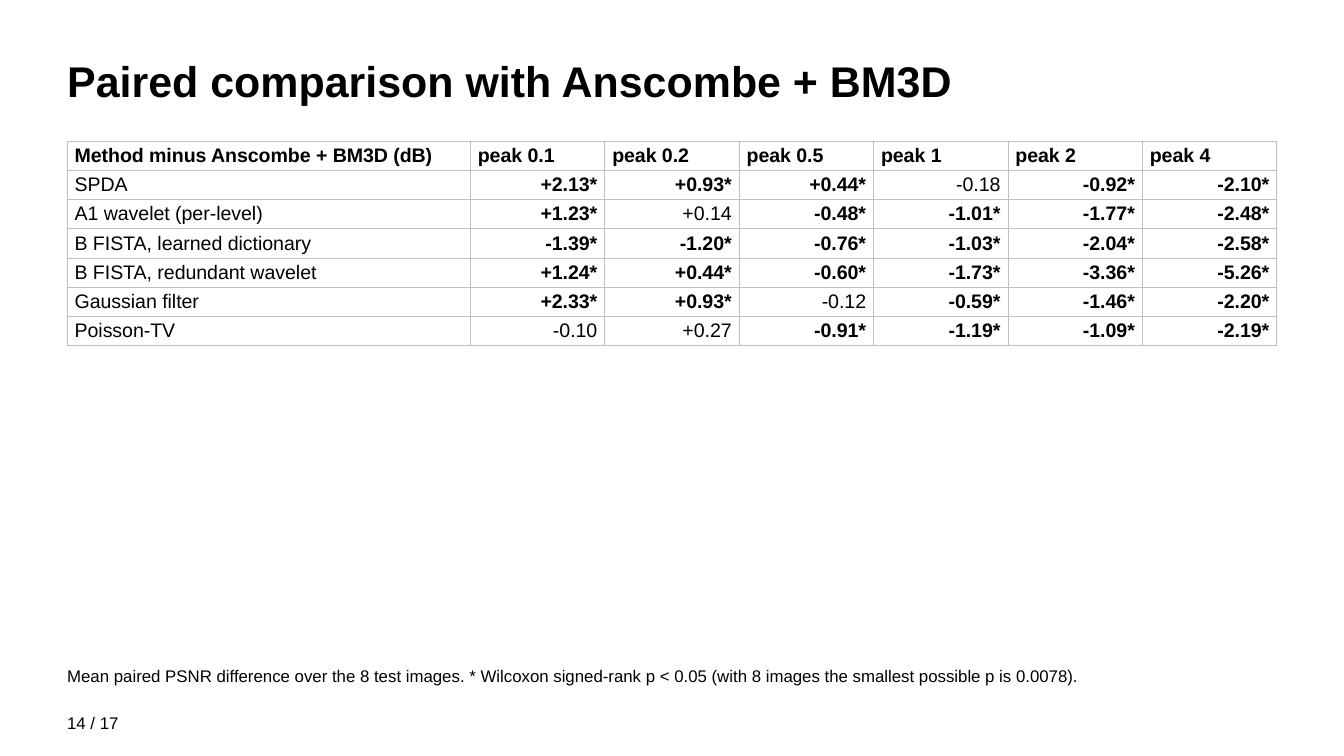
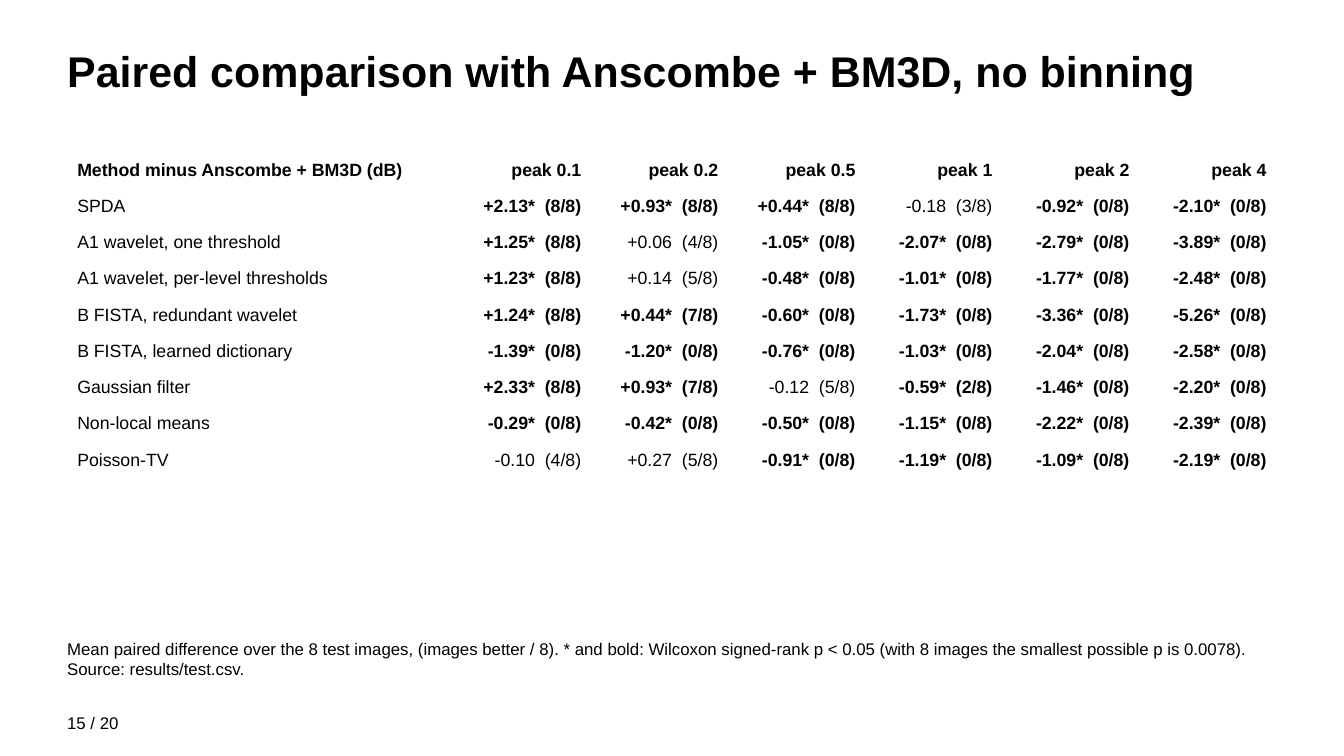
Before and after one commit to tarantulass/EE779-Poisson-Denoising, a slide deck: slide 15 of output/EE779_results.pptx (slide 14 before the commit). Drawn at 1344x756 pixels with LibreOffice and Linux fonts; fonts in the diff are those of the drawing. Boxes give left, top, right and bottom in pixels: in the first picture for what was removed or moved away, otherwise in the second. Text is boxed around its words. In the diff, an @@ line names an element or a change of style, - is before the commit and + after.

```diff
--- a/output/EE779_results.pptx
+++ b/output/EE779_results.pptx
@@ text at (x1=67, y1=56, x2=1195, y2=95): text changed @@
-Paired comparison with Anscombe + BM3D
+Paired comparison with Anscombe + BM3D, no binning
@@ text "Paired comparison with Anscombe + ..." at (x1=67, y1=56, x2=1195, y2=95): vertical alignment middle to top @@
@@ table at (x1=67, y1=152, x2=1277, y2=478) @@
-row 2: SPDA | +2.13* | +0.93* | +0.44* | -0.18 | -0.92* | -2.10*
-row 3: A1 wavelet (per-level) | +1.23* | +0.14 | -0.48* | -1.01* | -1.77* | -2.48*
-row 4: B FISTA, learned dictionary | -1.39* | -1.20* | -0.76* | -1.03* | -2.04* | -2.58*
-row 5: B FISTA, redundant wavelet | +1.24* | +0.44* | -0.60* | -1.73* | -3.36* | -5.26*
-row 6: Gaussian filter | +2.33* | +0.93* | -0.12 | -0.59* | -1.46* | -2.20*
-row 7: Poisson-TV | -0.10 | +0.27 | -0.91* | -1.19* | -1.09* | -2.19*
+row 2: SPDA | +2.13* (8/8) | +0.93* (8/8) | +0.44* (8/8) | -0.18 (3/8) | -0.92* (0/8) | -2.10* (0/8)
+row 3: A1 wavelet, one threshold | +1.25* (8/8) | +0.06 (4/8) | -1.05* (0/8) | -2.07* (0/8) | -2.79* (0/8) | -3.89* (0/8)
+row 4: A1 wavelet, per-level thresholds | +1.23* (8/8) | +0.14 (5/8) | -0.48* (0/8) | -1.01* (0/8) | -1.77* (0/8) | -2.48* (0/8)
+row 5: B FISTA, redundant wavelet | +1.24* (8/8) | +0.44* (7/8) | -0.60* (0/8) | -1.73* (0/8) | -3.36* (0/8) | -5.26* (0/8)
+row 6: B FISTA, learned dictionary | -1.39* (0/8) | -1.20* (0/8) | -0.76* (0/8) | -1.03* (0/8) | -2.04* (0/8) | -2.58* (0/8)
+row 7: Gaussian filter | +2.33* (8/8) | +0.93* (7/8) | -0.12 (5/8) | -0.59* (2/8) | -1.46* (0/8) | -2.20* (0/8)
+row 8: Non-local means | -0.29* (0/8) | -0.42* (0/8) | -0.50* (0/8) | -1.15* (0/8) | -2.22* (0/8) | -2.39* (0/8)
+row 9: Poisson-TV | -0.10 (4/8) | +0.27 (5/8) | -0.91* (0/8) | -1.19* (0/8) | -1.09* (0/8) | -2.19* (0/8)
@@ table resized from (x1=67, y1=141, x2=1277, y2=342) to (x1=67, y1=152, x2=1277, y2=478) @@
@@ text at (x1=67, y1=642, x2=1246, y2=676): text changed @@
-Mean paired PSNR difference over the 8 test images. * Wilcoxon signed-rank p < 0.05 (with 8 images the smallest possible p is 0.0078).
+Mean paired difference over the 8 test images, (images better / 8). * and bold: Wilcoxon signed-rank p < 0.05 (with 8 images the smallest possible p is 0.0078). Source: results/test.csv.
@@ text at (x1=67, y1=717, x2=119, y2=729): text changed @@
-14 / 17
+15 / 20
```
Also in this commit, not shown: 14 other slides changed, 5 slides added, 2 slides removed, 2 other files.
